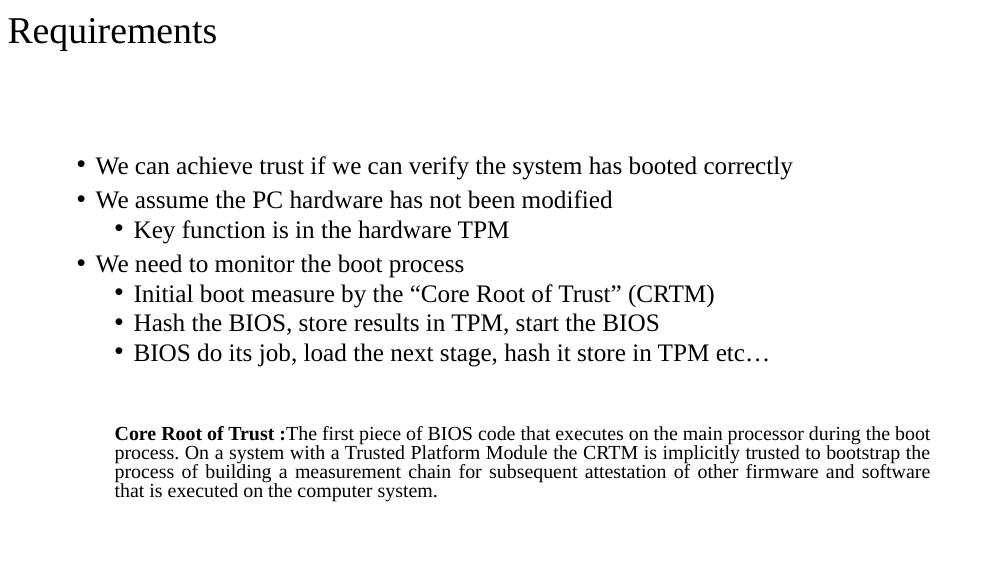
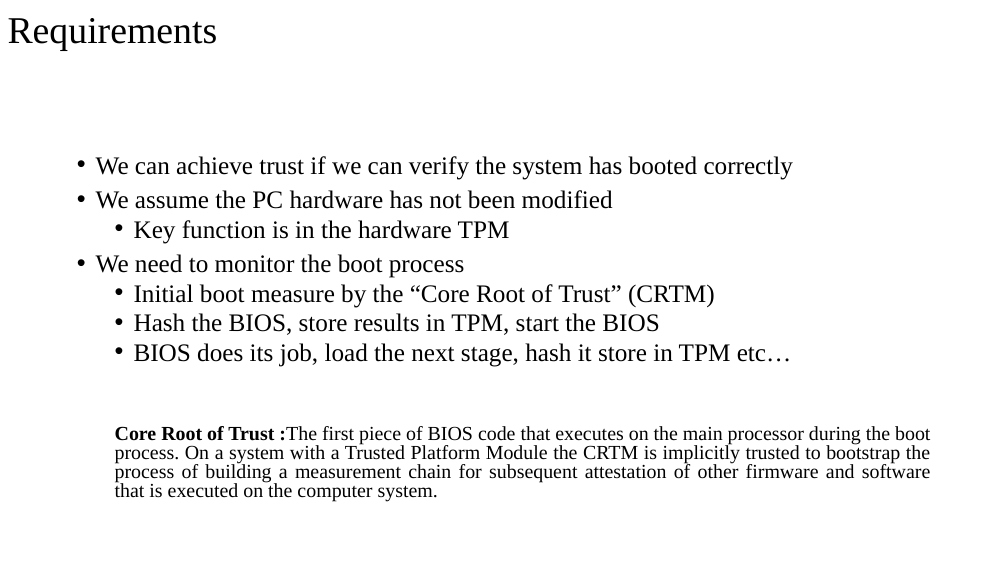
Before and after one commit to cs-uob/COMSM0049, a slide deck: slide 29 of docs/lectures/7/Hardware Security.pptx. Drawn at 1008x567 pixels with LibreOffice and Linux fonts; fonts in the diff are those of the drawing. Boxes give left, top, right and bottom in pixels: in the first picture for what was removed or moved away, otherwise in the second. Text is boxed around its words. In the diff, an @@ line names an element or a change of style, - is before the commit and + after.

```diff
--- a/docs/lectures/7/Hardware Security.pptx
+++ b/docs/lectures/7/Hardware Security.pptx
@@ text at box(134, 343, 792, 367): text changed @@
-  • BIOS do its job, load the next stage, hash it store in TPM etc…
+  • BIOS does its job, load the next stage, hash it store in TPM etc…
```
Also in this commit, not shown: 1 other slide changed.
